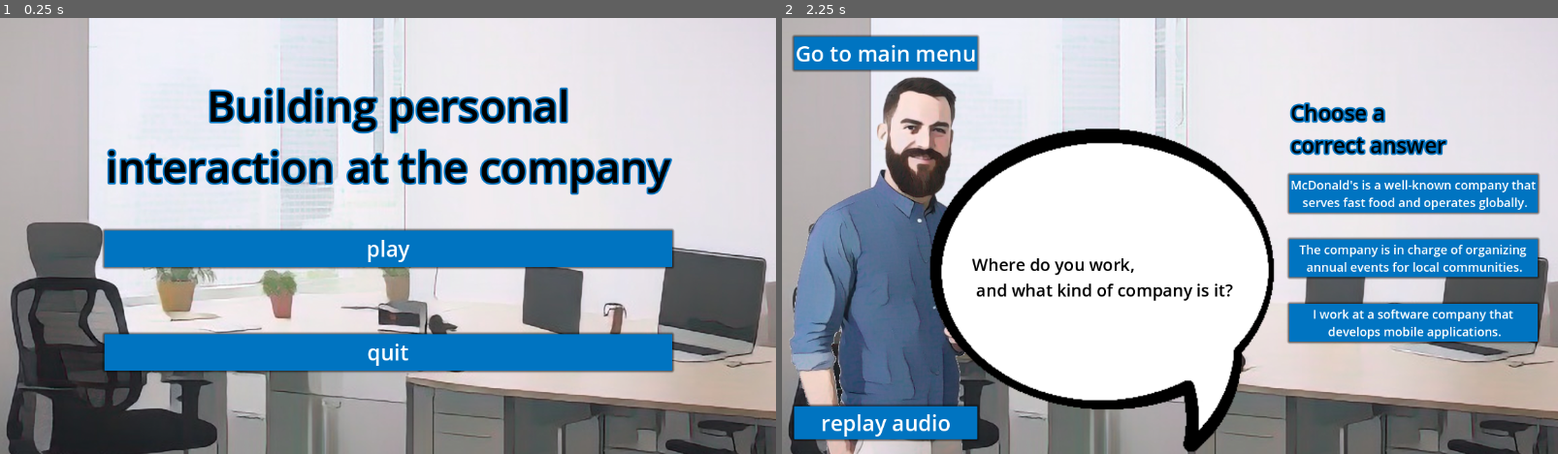
Above: before the commit, frames 1-2 (left to right).
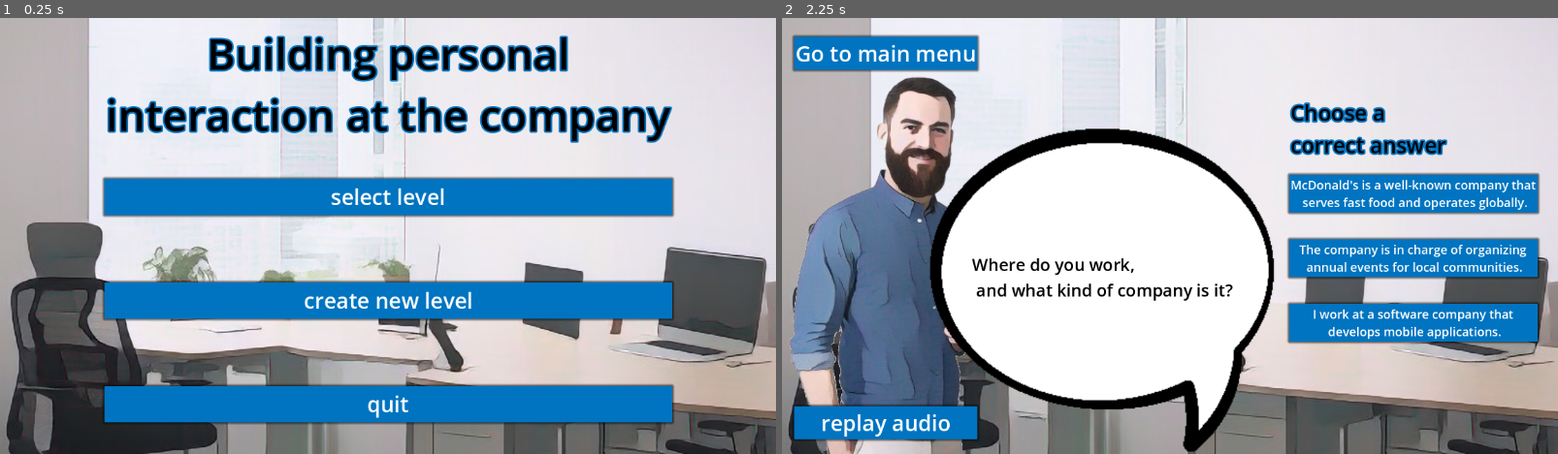
Above: after the commit, the same moments.

Repository: archibald-carrion/Conversational-english-serious-game
Game: Godot game, scene res://scenes/main_menu.tscn
Two runs of this game, one before a commit and one after it. Both use one fixed random seed, a clock stepped at 60 frames per second and the inputs below.
Inputs:
- Up to frame 1 (0.25 s): no input
- Up to frame 2 (2.25 s): click "play" (after the commit: "select level") at 0.5 s; click "Go to main menu" at 1.25 s; click "play" (after the commit: "select level") at 2 s

The runs differ from the first frame. In frame 1, 43% of the frame differs, in the area x 13-87%, y 4-94%; in frame 2, nothing differs.

Commit message:
add main button to list levels, need to add dropdown button to choose from existing levels

Diff:
--- a/Conversational-english-serious-game/scenes/list_levels.tscn
+++ b/Conversational-english-serious-game/scenes/list_levels.tscn
@@ -1,3 +1,90 @@
-[gd_scene format=3 uid="uid://bqn5hel7ddhfs"]
+[gd_scene load_steps=3 format=3 uid="uid://bqn5hel7ddhfs"]
+
+[ext_resource type="Texture2D" uid="uid://do88killt2mb7" path="res://assets/sprites/background.png" id="1_w31hh"]
+[ext_resource type="Theme" uid="uid://beqbc2rrm4rwi" path="res://themes/theme_01.theme" id="2_81i17"]
 
 [node name="ListLevels" type="Node2D"]
+
+[node name="CanvasLayer" type="CanvasLayer" parent="."]
+
+[node name="HBoxContainer" type="HBoxContainer" parent="CanvasLayer"]
+anchors_preset = 8
+anchor_left = 0.5
+anchor_top = 0.5
+anchor_right = 0.5
+anchor_bottom = 0.5
+offset_left = -20.0
+offset_top = -20.0
+offset_right = 20.0
+offset_bottom = 20.0
+grow_horizontal = 2
+grow_vertical = 2
+
+[node name="TextureRect" type="TextureRect" parent="CanvasLayer/HBoxContainer"]
+layout_mode = 2
+texture = ExtResource("1_w31hh")
+flip_h = true
+
+[node name="VBoxContainer" type="VBoxContainer" parent="CanvasLayer"]
+anchors_preset = 8
+anchor_left = 0.5
+anchor_top = 0.5
+anchor_right = 0.5
+anchor_bottom = 0.5
+offset_left = -20.5
+offset_top = -33.0
+offset_right = 20.5
+offset_bottom = 42.0
+grow_horizontal = 2
+grow_vertical = 2
+size_flags_horizontal = 3
+size_flags_vertical = 3
+theme = ExtResource("2_81i17")
+alignment = 1
+
+[node name="MarginContainer3" type="MarginContainer" parent="CanvasLayer/VBoxContainer"]
+layout_mode = 2
+size_flags_vertical = 0
+
+[node name="Label" type="Label" parent="CanvasLayer/VBoxContainer/MarginContainer3"]
+layout_mode = 2
+text = "Select the level you
+want to play!"
+horizontal_alignment = 1
+vertical_alignment = 1
+
+[node name="MarginContainer" type="MarginContainer" parent="CanvasLayer/VBoxContainer"]
+layout_mode = 2
+size_flags_vertical = 4
+theme_override_constants/margin_left = 0
+theme_override_constants/margin_top = 50
+theme_override_constants/margin_bottom = 50
+
+[node name="play" type="Button" parent="CanvasLayer/VBoxContainer/MarginContainer"]
+custom_minimum_size = Vector2(100, 50)
+layout_mode = 2
+text = "select level"
+
+[node name="MarginContainer4" type="MarginContainer" parent="CanvasLayer/VBoxContainer"]
+layout_mode = 2
+size_flags_vertical = 4
+theme_override_constants/margin_left = 0
+theme_override_constants/margin_top = 50
+theme_override_constants/margin_bottom = 50
+
+[node name="create_level" type="Button" parent="CanvasLayer/VBoxContainer/MarginContainer4"]
+custom_minimum_size = Vector2(100, 50)
+layout_mode = 2
+text = "create new level"
+
+[node name="MarginContainer2" type="MarginContainer" parent="CanvasLayer/VBoxContainer"]
+layout_mode = 2
+size_flags_vertical = 4
+theme_override_constants/margin_left = 0
+theme_override_constants/margin_top = 50
+theme_override_constants/margin_bottom = 50
+
+[node name="exit" type="Button" parent="CanvasLayer/VBoxContainer/MarginContainer2"]
+custom_minimum_size = Vector2(100, 50)
+layout_mode = 2
+text = "quit"
--- a/Conversational-english-serious-game/scenes/main_menu.tscn
+++ b/Conversational-english-serious-game/scenes/main_menu.tscn
@@ -66,7 +66,19 @@
 [node name="play" type="Button" parent="CanvasLayer/VBoxContainer/MarginContainer"]
 custom_minimum_size = Vector2(100, 50)
 layout_mode = 2
-text = "play"
+text = "select level"
+
+[node name="MarginContainer4" type="MarginContainer" parent="CanvasLayer/VBoxContainer"]
+layout_mode = 2
+size_flags_vertical = 4
+theme_override_constants/margin_left = 0
+theme_override_constants/margin_top = 50
+theme_override_constants/margin_bottom = 50
+
+[node name="create_level" type="Button" parent="CanvasLayer/VBoxContainer/MarginContainer4"]
+custom_minimum_size = Vector2(100, 50)
+layout_mode = 2
+text = "create new level"
 
 [node name="MarginContainer2" type="MarginContainer" parent="CanvasLayer/VBoxContainer"]
 layout_mode = 2
